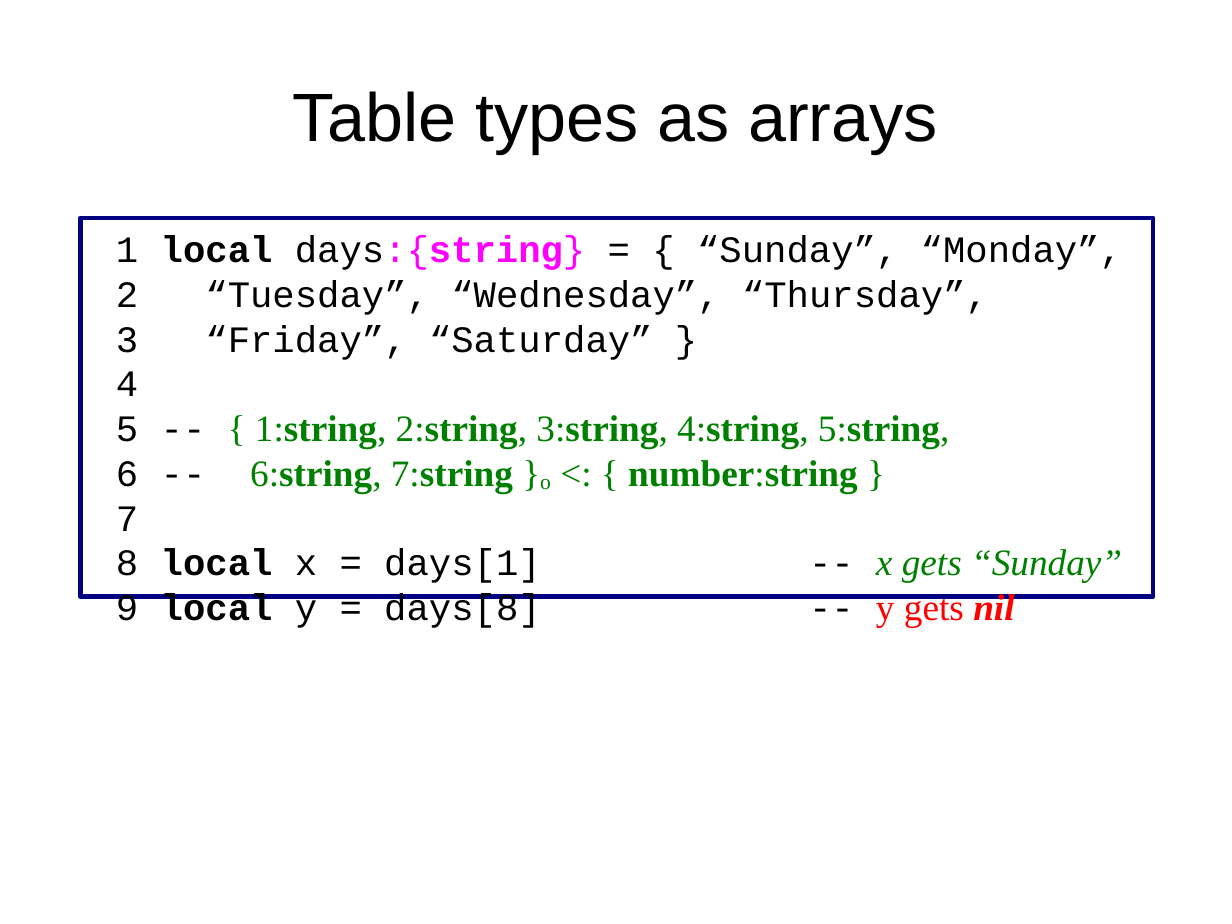
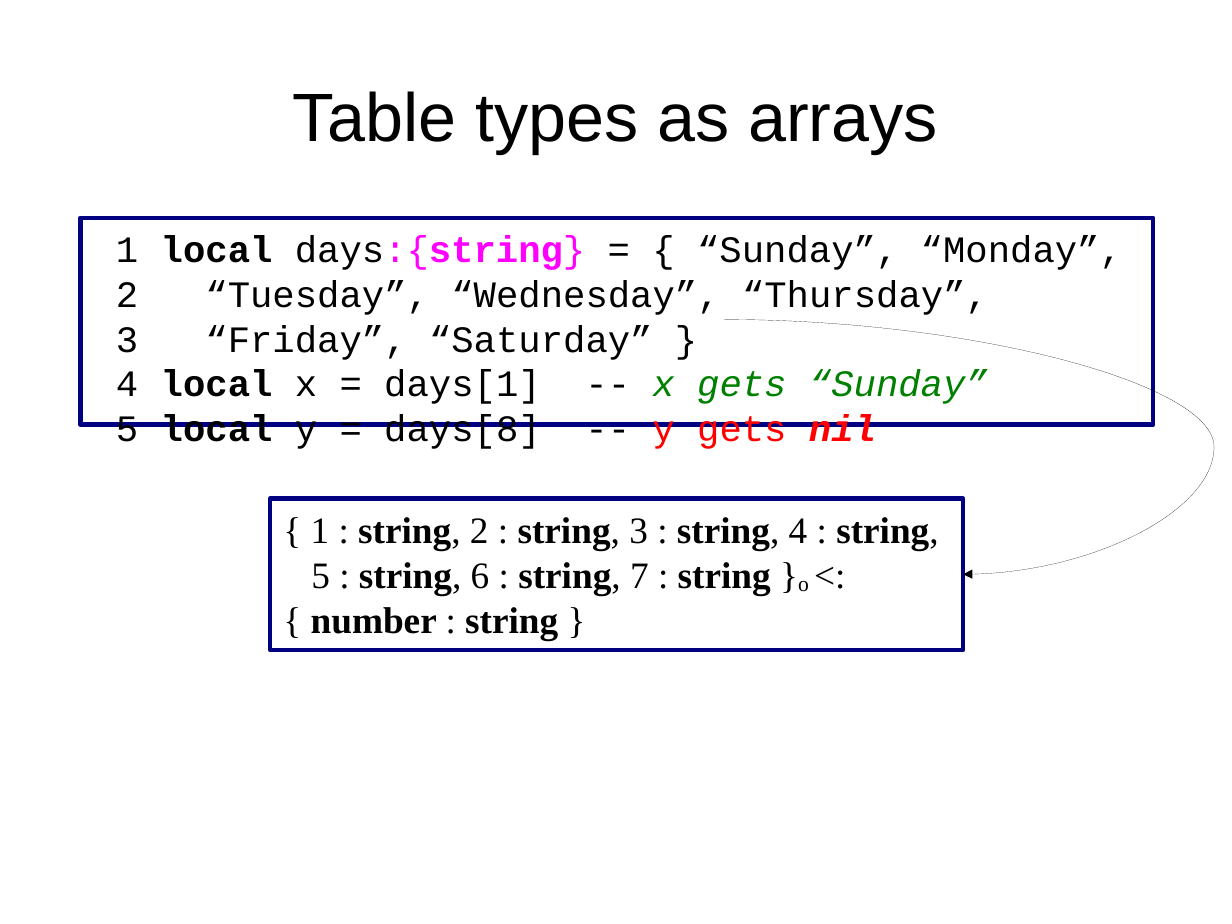
Before and after one commit to andremm/typedlua, a slide deck: slide 28 of doc/slides/dyla2014.odp. Drawn at 1232x924 pixels with LibreOffice and Linux fonts; fonts in the diff are those of the drawing. Boxes give left, top, right and bottom in pixels: in the first picture for what was removed or moved away, otherwise in the second. Text is boxed around its words. In the diff, an @@ line names an element or a change of style, - is before the commit and + after.

```diff
--- a/doc/slides/dyla2014.odp
+++ b/doc/slides/dyla2014.odp
@@ rectangle "1 local days:{string} = { ...": place and size @@
-rectangle "1 local days:{string} = { ..." at (80,218,1154,597)
+rectangle "1 local days:{string} = { ..." at (80,218,1154,425)
@@ curved arrow added from (724, 320) to (964, 575), #000000 0 pt @@
@@ text in rectangle at (116,370,988,449): text changed; font Times New Roman to Courier New; text colour #008000 to #000000 @@
-4
-5 -- { 1:string, 2:string, 3:string, 4:string, 5:string,
-6 -- 6:string, 7:string }o <: { number:string }
-7
-8 local x = days[1] -- x gets “Sunday”
-9 local y = days[8] -- y gets nil
+4 local x = days[1] -- x gets “Sunday”
+5 local y = days[8] -- y gets nil
@@ rectangle added at (271,499,964,650), outline #000080 2.89 pt, 24 pt, text #000000, bold @@
+{ 1 : string, 2 : string, 3 : string, 4 : string,
+5 : string, 6 : string, 7 : string }o <:
+{ number : string }
```
Also in this commit, not shown: 23 other slides changed.
